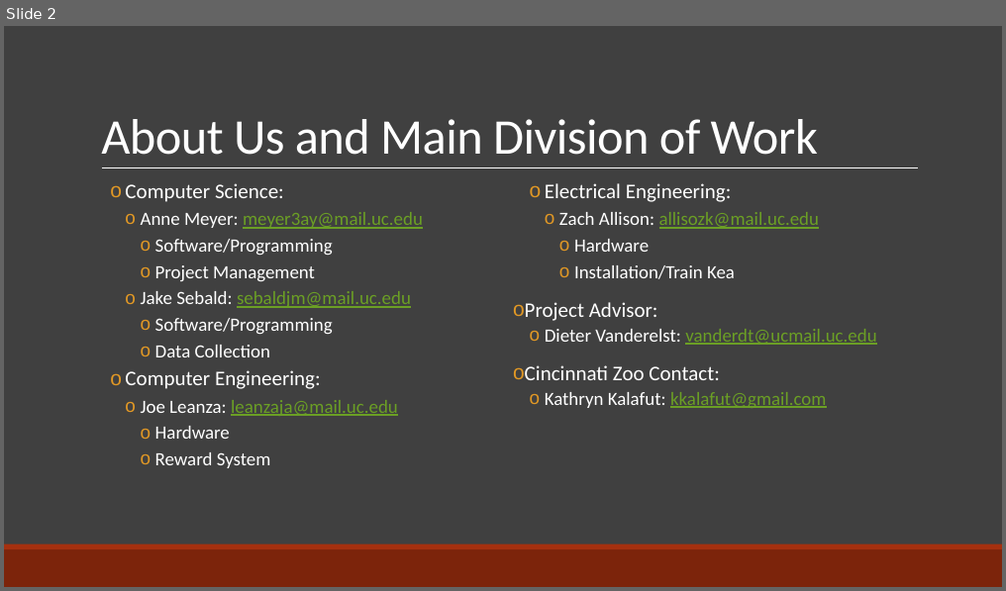
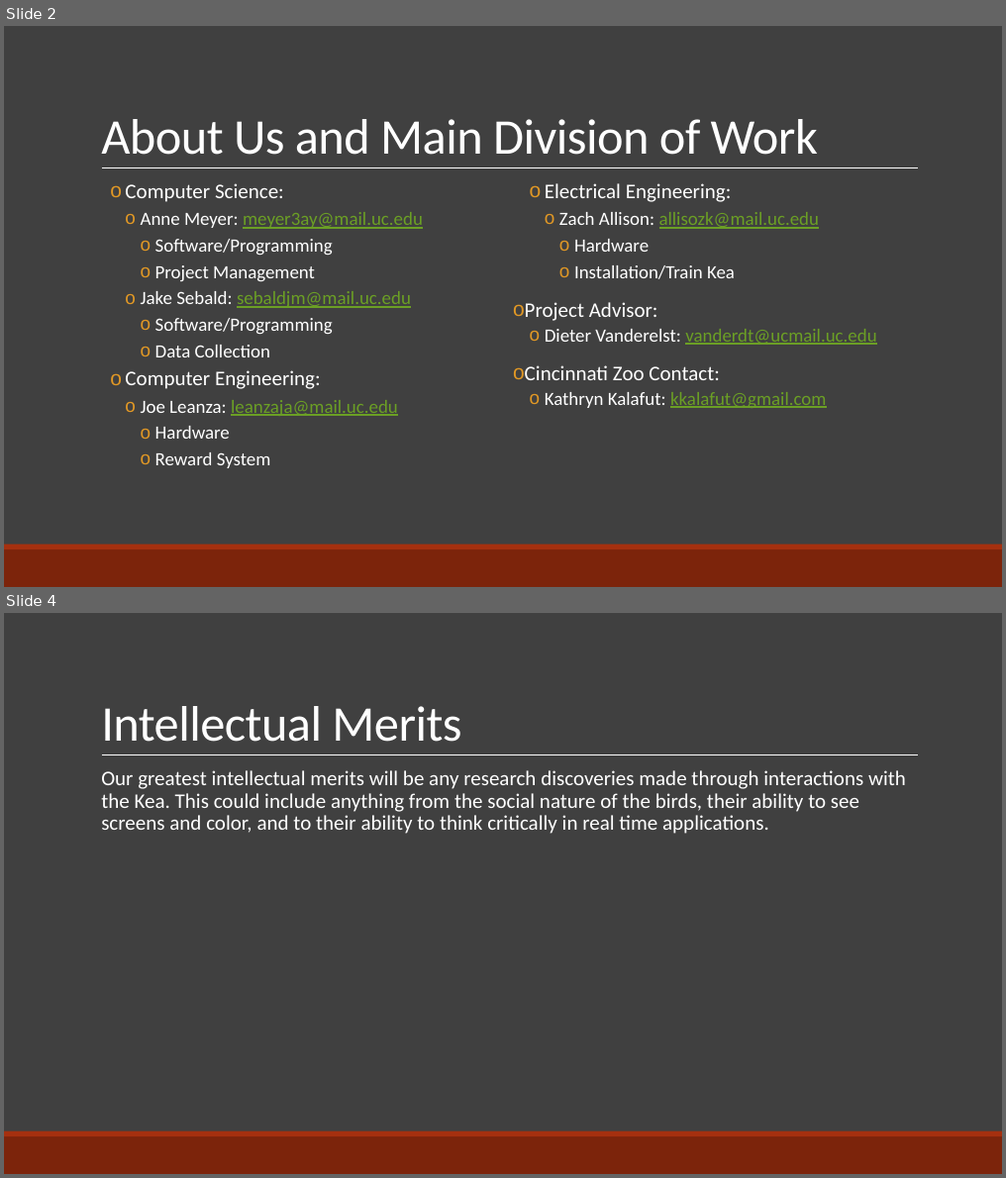
Before and after one commit to AnneRenee42/SeniorDesign, a slide deck: Kea PowerPoint.pptx. Shown one above the other, each under a label of ours: slide 2 before the commit, slides 2 and 4 after it; the slides between them are not shown. The pictures are 1006x591 and 1006x1178 pixels, drawn with LibreOffice and Linux fonts; fonts in the diff are those of the drawing. Boxes give left, top, right and bottom in pixels: in the first picture for what was removed or moved away, otherwise in the second. Text is boxed around its words. In the diff, an @@ line names an element or a change of style, - is before the commit and + after.

```diff
--- a/Kea PowerPoint.pptx
+++ b/Kea PowerPoint.pptx
@@ slide 4 added at <box>4,613,1002,1174</box>, background #404040; not listed: 3 template elements that a slide beside it also shows @@
@@ title added at <box>101,706,461,742</box>, 48 pt, text #FFFFFF @@
+Intellectual Merits
@@ text added at <box>101,770,906,834</box>, 20 pt, text #FFFFFF @@
+  Our greatest intellectual merits will be any research discoveries made through interactions with the Kea. This could include anything from the social nature of the birds, their ability to see screens and color, and to their ability to think critically in real time applications.
```
Also in this commit, not shown: 4 slides changed, 3 other slides added, 3 slides removed.
